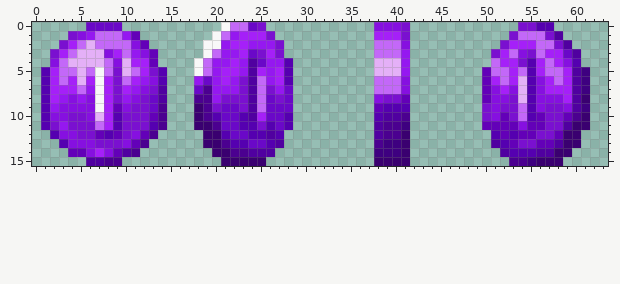
File history of a pixel-art sprite, Assets/Sprites/Atlases/Terrain/purplecoin.png. The picture above is the old version.
The file is 64x16 pixels. Colours within 5 levels of each other are drawn and written as one.
After the commit:
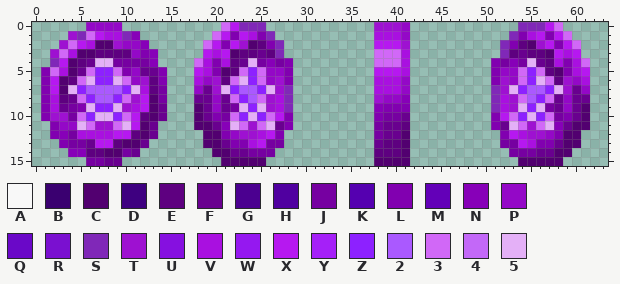
Palette (. is transparent): A #f8f8f8  B #3a0070  C #520070  D #3e0080  E #5e0080  F #69008f  G #4b0090  H #5000a0  J #7600a1  K #5500b0  L #8100b0  M #6300b8  N #8700b8  P #9408c7  Q #6a08c8  R #7a10d0  S #8028b8  T #9e11d1  U #8610e0  V #a910e0  W #9518f0  X #b618f0  Y #a520f8  Z #8d21ff  2 #aa59ff  3 #d168f7  4 #c368f8  5 #e4b0f7
Diff:
Changed rows in their new state; - is an unchanged pixel.
first column x 1:
 0 -----PPPP-----------3XSSS------------TTTP------------SSSX3---
 1 ---TS3XVVSN--------3XLXVLS-----------VVVP-----------SLVXLX3--
 2 --T3XVCCTPPN------3XLXTCELS----------XXXT----------SLECTXLX3-
 3 -T3VCCEEEEPLN-----XVXCEEFES----------333V---------.SEFEECXVX-
 4 -SXCEF-5JJJJN----3VLVEF5JNJL---------333V---------LJNJ5FEVLV3
 5 L3VCF3ZZ3LPFFL---XVLCE3Z3PPL---------XXXV--------.LPP3Z3ECLVX
 6 LXCE35ZZ53PTEL---VPTE35Z3PTL---------VVVP--------.LTP3Z53ETPV
 7 LXC5Z2222Z5VEJ---PFT5Z22Z5TS---------VVVP--------.ST5Z22Z5TFP
 8 LVEF3Z22Z3TXCJ---FFPF3Z23TVS---------TPPN--------.SVT32Z3FPFF
 9 LVFJL5ZZ5TVXCF---CFPFJ5Z5TVS---------NLLL--------.SVT5Z5JFPFC
10 LTTJ3Z-5Z3XECF---CFLJ3Z5Z3XL---------LJJF--------.LX3Z5Z3JLFC
11 .LPP53TT35XCF.---CCFN53T35FL---------JFFE--------.LF53T35NFCC
12 -LNJVVVVXXECF-----CCLPTTVXL----------JFFC---------.LXVTTPLCC-
13 --LJJFXXECCF------CCFLLVXJJ----------FEEC---------.JJXVLLFCC-
14 ---NNEECCJF--------CCFFJJJ-----------EEEC----------.JJJFFCC--
15 -----JJFF-----------CCCCC------------CCCC-----------.CCCCC---
Pixel boxes of the changes (left, top, right, bottom) in both pictures:
changed: (41, 22, 167, 166)
changed: (194, 22, 293, 166)
changed: (374, 22, 410, 166)
changed: (482, 22, 590, 166)
